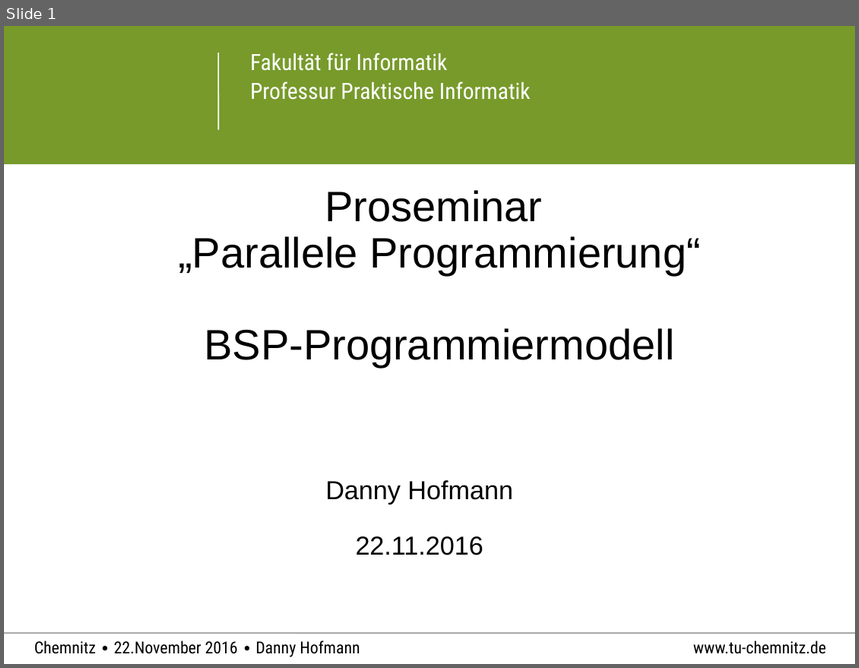
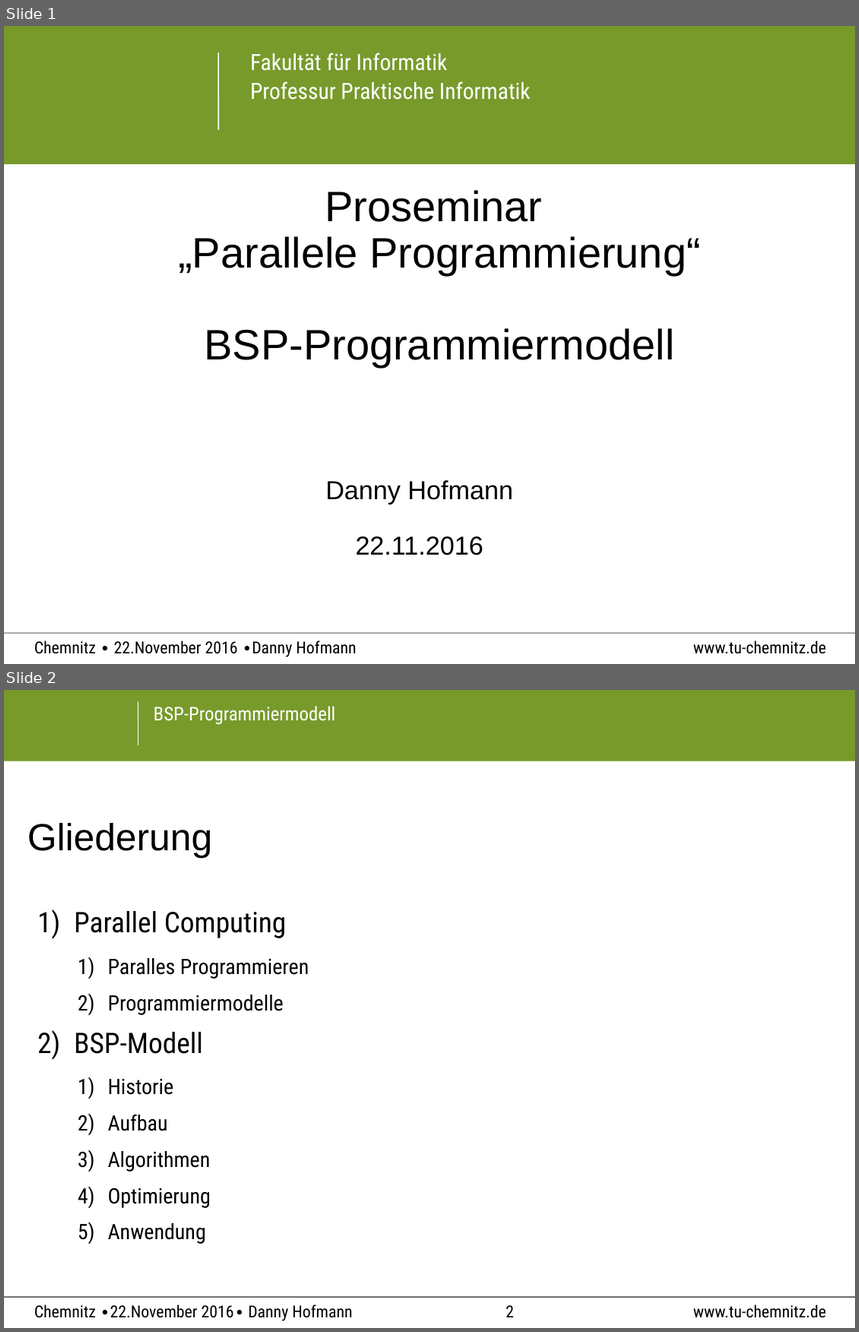
Before and after one commit to PaIIe/ComputerScienceTUC, a slide deck: BSP_Programming/BSP-Modell.odp. Shown one above the other, each under a label of ours: slide 1 before the commit, slides 1 and 2 after it. The pictures are 859x668 and 859x1332 pixels, drawn with LibreOffice and Linux fonts; fonts in the diff are those of the drawing; background and template pictures are left out. Boxes give left, top, right and bottom in pixels: in the first picture for what was removed or moved away, otherwise in the second. Text is boxed around its words. In the diff, an @@ line names an element or a change of style, - is before the commit and + after.

```diff
--- a/BSP_Programming/BSP-Modell.odp
+++ b/BSP_Programming/BSP-Modell.odp
@@ slide 2 added at (4, 690, 855, 1328), background #FFFFFF; not listed: 3 template elements that a slide beside it also shows @@
@@ rectangle added at (4, 690, 855, 761), fill #779A2B @@
@@ line added from (138, 702) to (138, 745), #FFFFFF 0.51 pt @@
@@ text added at (154, 706, 336, 724), 16 pt, text #FFFFFF @@
+BSP-Programmiermodell
@@ title added at (28, 823, 212, 859), 32 pt, text #000000 @@
+Gliederung
@@ text added at (74, 911, 309, 1244), 18 pt, text #000000 @@
+1) Parallel Computing
+  1) Paralles Programmieren
+  2) Programmiermodelle
+2) BSP-Modell
+  1) Historie
+  2) Aufbau
+  3) Algorithmen
+  4) Optimierung
+  5) Anwendung
@@ text added at (34, 1305, 352, 1322), 14 pt, text #000000 @@
+Chemnitz ∙22.November 2016∙ Danny Hofmann
@@ page number added at (506, 1306, 514, 1318), 14 pt, text #000000 @@
+2
@@ slide 1 changed as well @@
@@ text at (34, 641, 356, 658): spaces changed @@
-Chemnitz ∙ 22.November 2016 ∙ Danny Hofmann
+Chemnitz ∙ 22.November 2016 ∙Danny Hofmann
```
Also in this commit, not shown: 14 other slides changed, 2 other slides added, 1 slide removed, 4 other files.
